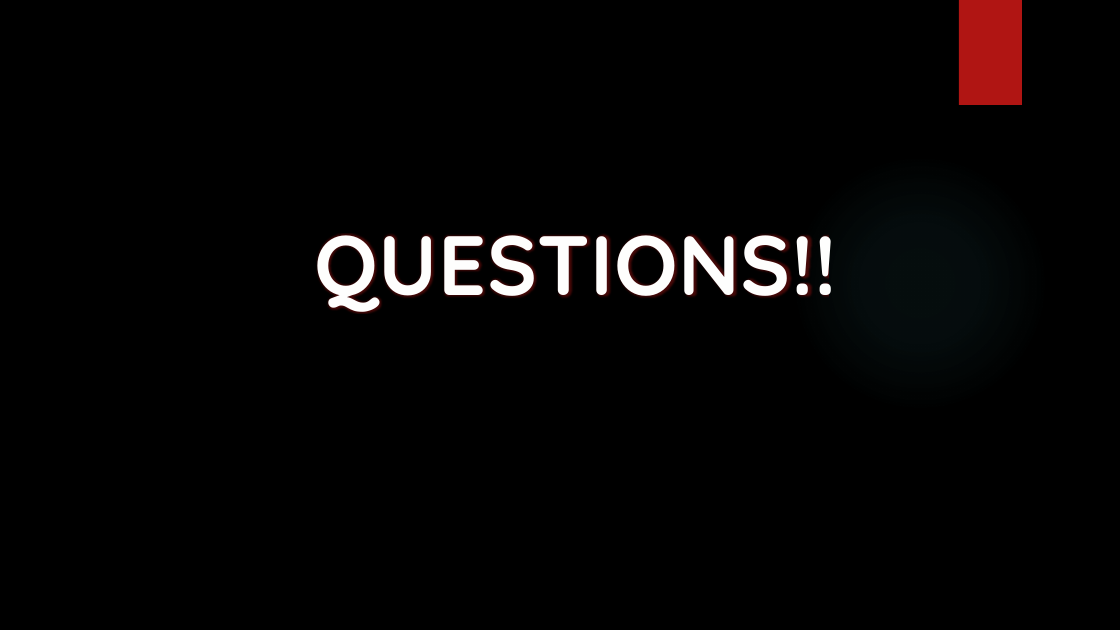
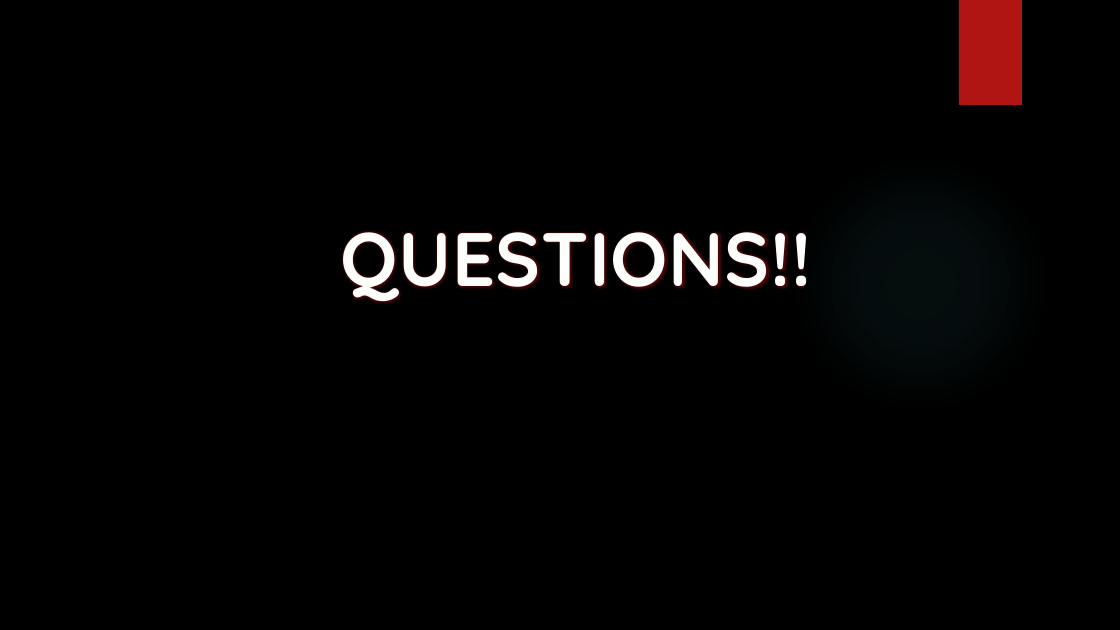
Before and after one commit to alanwagner101/PicCycler, a slide deck: slide 8 of Project2.pptx. Drawn at 1120x630 pixels with LibreOffice and Linux fonts; fonts in the diff are those of the drawing; background and template pictures are left out. Boxes give left, top, right and bottom in pixels: in the first picture for what was removed or moved away, otherwise in the second. Text is boxed around its words. In the diff, an @@ line names an element or a change of style, - is before the commit and + after.

```diff
--- a/Project2.pptx
+++ b/Project2.pptx
@@ title "QUESTIONS!!" at bbox=[341, 232, 812, 303]: size 72 to 64.8 pt @@
```
Also in this commit, not shown: 5 other slides changed, 1 slide added, 1 slide removed, 1 other file.
